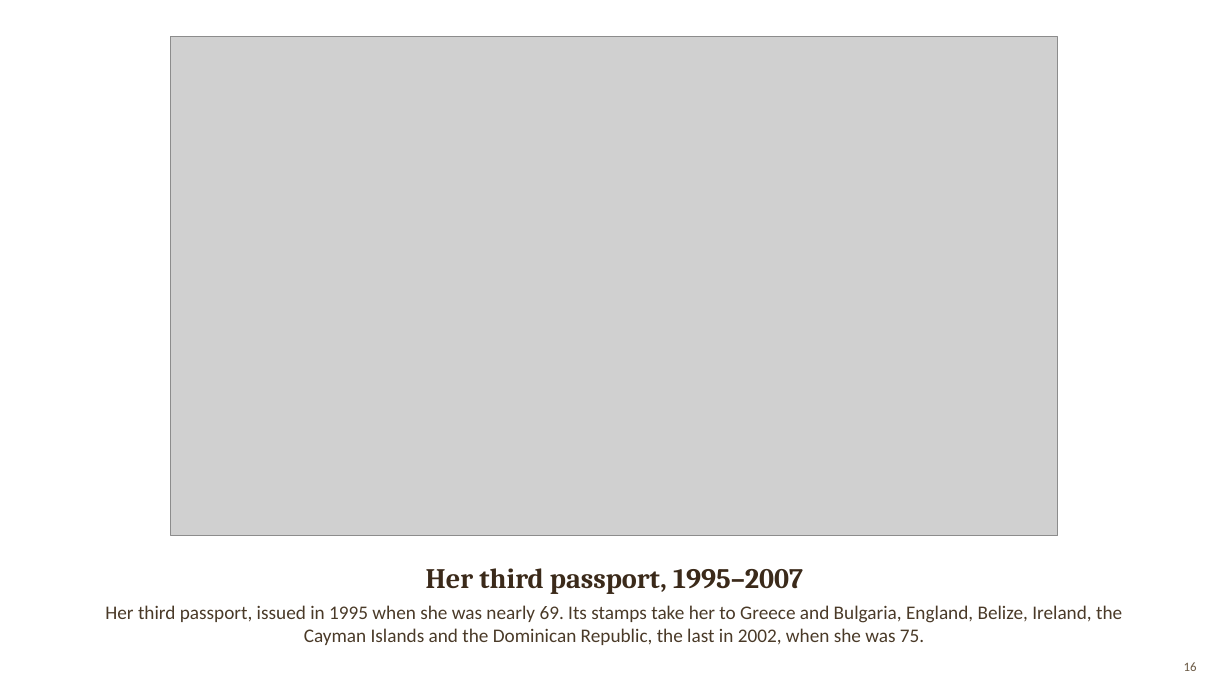
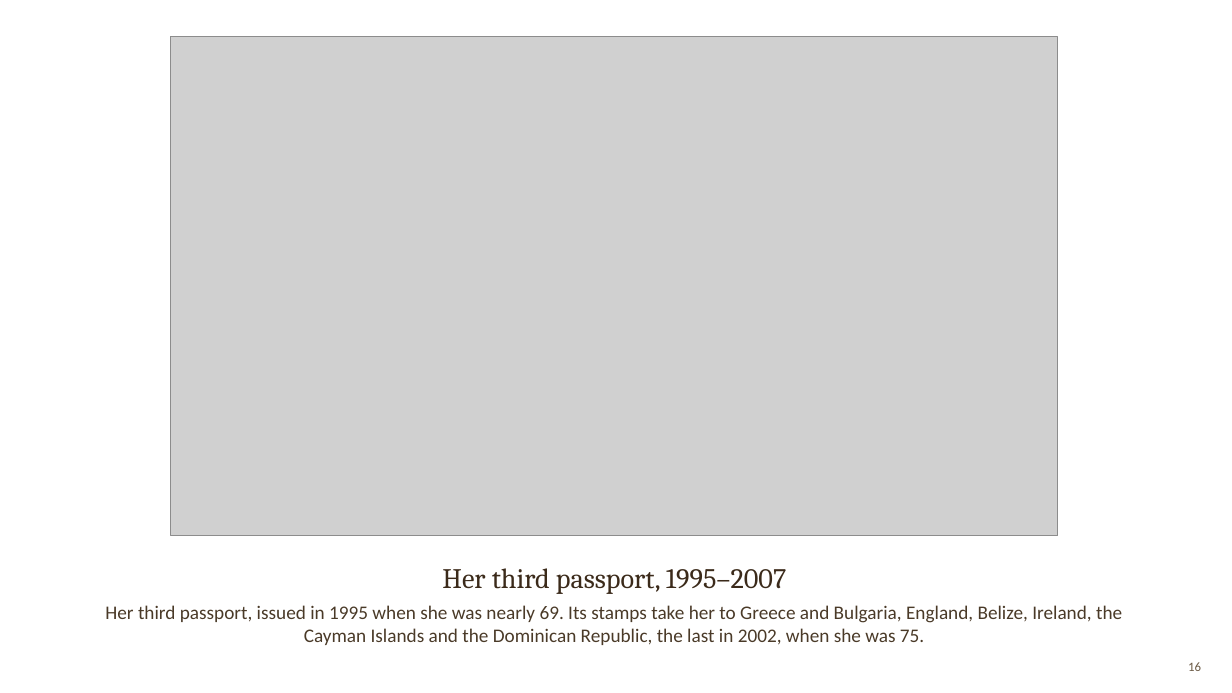
Before and after one commit to arrestle/bobbie-memorial, a slide deck: slide 16 of For Phillip/phillip-slides.pptx. Drawn at 1232x693 pixels with LibreOffice and Linux fonts; fonts in the diff are those of the drawing; grey boxes stand for pictures; background and template pictures are left out. Boxes give left, top, right and bottom in pixels: in the first picture for what was removed or moved away, otherwise in the second. Text is boxed around its words. In the diff, an @@ line names an element or a change of style, - is before the commit and + after.

```diff
--- a/For Phillip/phillip-slides.pptx
+++ b/For Phillip/phillip-slides.pptx
@@ text "Her third passport, 1995–2007" at [442, 568, 786, 594]: bold off @@
@@ page number: place and size @@
-page number at [1184, 662, 1197, 671]
+page number at [1188, 662, 1201, 671]
```
Also in this commit, not shown: 17 other slides changed, 2 slides added, 2 slides removed.
